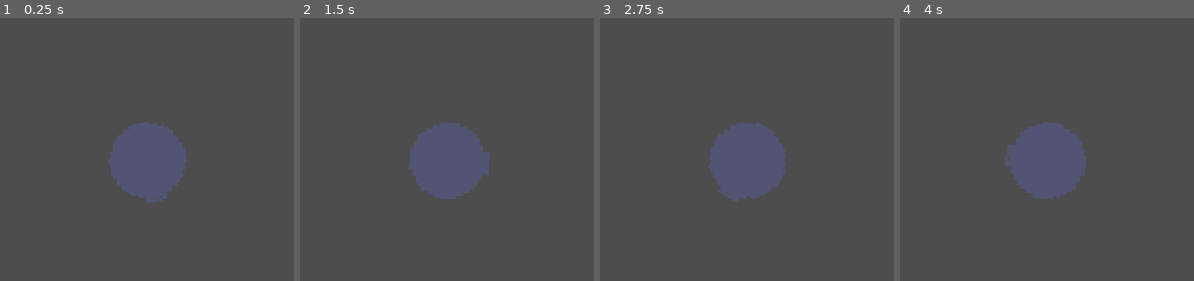
Above: before the commit, frames 1-4 (left to right).
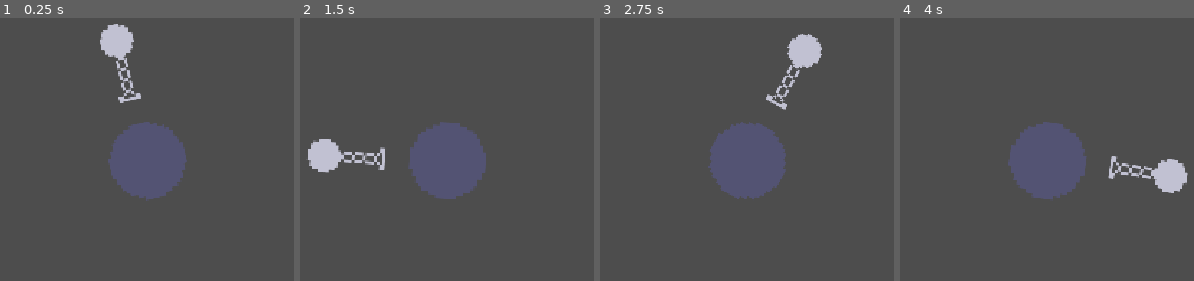
Above: after the commit, the same moments.

Repository: Matthew-Brennan/super-spin-baseball
Game: Godot game, scene res://world.tscn
Same seed, same stepped clock (60 frames per second), same inputs: the game is played once before the commit and once after it.
Inputs (mouse positions are in pixels of both pictures, inside the frame that each line leads up to):
- Up to frame 1 (0.25 s): no input
- Up to frame 2 (1.5 s): tap Enter at 0.5 s; move the mouse to (outside the picture) at 0.52 s; tap Space at 1.25 s; move the mouse to (outside the picture) at 1.27 s
- Up to frame 3 (2.75 s): tap Enter at 2 s; move the mouse to (820, 28) at 2.02 s
- Up to frame 4 (4 s): tap Space at 2.75 s; move the mouse to (999, 217) at 2.77 s; tap Enter at 3.5 s; move the mouse to (outside the picture) at 3.52 s

The runs differ from the first frame. In frame 1, 1.7% of the frame differs, in the area x 34-57%, y 2-71%; in frame 2, 1.7%; in frame 3, 1.7%; in frame 4, 1.7%.
Error before the commit: Invalid assignment of property or key 'global_position' with value of type 'Vector2' on a base object of type 'PackedScene'. (res://player.gd:16)

Commit message:
added ball and chain resources and got them spinning around the player by following the mouse. now to make them work using physics

Diff:
--- /dev/null
+++ b/Scripts/BallAndChainData.gd
@@ -0,0 +1,33 @@
+class_name BallAndChainData
+
+enum { WIFFLE, RUBBER, IRON}
+
+const TYPES = {
+    WIFFLE: {
+        "name": "Iron Ball",
+        "chain_length": 90.0,
+        "base_max_speed": 300.0,
+        "tracking_force": 18.0,
+        "linear_damp": 3.5,
+        "damage": 10,
+        "weight": 1.0,       # heavier = more knockback
+    },
+    RUBBER: {
+        "name": "Spiked Ball",
+        "chain_length": 110.0,
+        "base_max_speed": 380.0,
+        "tracking_force": 22.0,
+        "linear_damp": 2.5,
+        "damage": 18,
+        "weight": 1.2,
+    },
+    IRON: {
+        "name": "Heavy Boulder",
+        "chain_length": 70.0,
+        "base_max_speed": 200.0,
+        "tracking_force": 10.0,
+        "linear_damp": 5.0,
+        "damage": 35,
+        "weight": 3.0,
+    },
+}
--- a/player.gd
+++ b/Scripts/player.gd
@@ -1,9 +1,15 @@
 extends Node2D
 
 # Ball and chain variables
-var chain_length = 150.0  # Distance from player to ball
+@export var ball_and_chain: PackedScene
 
-@export var ball_and_chain: PackedScene
+var currentBnC: Sprite2D
+
+
+func _ready() -> void:
+	currentBnC = ball_and_chain.instantiate()
+	add_child(currentBnC)
+
 
 func _physics_process(delta):
 	# Get mouse position relative to player
@@ -13,4 +19,4 @@
 	var direction = (mouse_pos - global_position).normalized()
 
 	# Position the ball and chain in the direction of the mouse
-	ball_and_chain.global_position = global_position + direction * chain_length
+	currentBnC.global_position = global_position + direction * currentBnC.chain_length
--- /dev/null
+++ b/Scripts/resource-ball_and_chain.gd
@@ -0,0 +1,6 @@
+class_name bncStats
+extends Resource
+
+@export var mass :float = 7.00
+@export var chain_length : float = 150.0  # Distance from player to ball
+@export var texture: Texture2D
--- a/ball_and_chain.gd
+++ b/ball_and_chain.gd
@@ -1,3 +1,13 @@
 extends Sprite2D
 
-@export var mass := 7.00
+
+@export var bncResource: bncStats
+@export var mass: float
+@export var chain_length: float
+
+
+func _ready():
+
+	mass = bncResource.mass
+	chain_length = bncResource.chain_length
+	texture = bncResource.texture
--- a/ball_and_chain.tscn
+++ b/ball_and_chain.tscn
@@ -1,17 +1,9 @@
 [gd_scene format=3 uid="uid://cbul24k8y6r05"]
 
-[ext_resource type="Texture2D" uid="uid://bcuao2tnb5okm" path="res://sprites/ballnchain.png" id="1_c4u5d"]
-[ext_resource type="Script" uid="uid://c2p6ebxxy1rc7" path="res://ball_and_chain.gd" id="2_qwbf5"]
+[ext_resource type="Script" uid="uid://4o23ye1okjrl" path="res://ball_and_chain.gd" id="1_c4u5d"]
+[ext_resource type="Resource" uid="uid://dj6526do520se" path="res://throwables/lightBnC.tres" id="2_qwbf5"]
 
-[sub_resource type="CapsuleShape2D" id="CapsuleShape2D_amvwn"]
-
-[node name="BallAndChain" type="Sprite2D" unique_id=1572458715]
+[node name="BallAndChain" type="Sprite2D" unique_id=1506709065]
 rotation = 1.5707964
-texture = ExtResource("1_c4u5d")
-offset = Vector2(4, 0)
-script = ExtResource("2_qwbf5")
-
-[node name="RigidBody2D" type="RigidBody2D" parent="." unique_id=346968787]
-
-[node name="CollisionShape2D" type="CollisionShape2D" parent="RigidBody2D" unique_id=2026536161]
-shape = SubResource("CapsuleShape2D_amvwn")
+script = ExtResource("1_c4u5d")
+bncResource = ExtResource("2_qwbf5")
--- a/player.tscn
+++ b/player.tscn
@@ -1,6 +1,6 @@
 [gd_scene format=3 uid="uid://dri186t5bbju7"]
 
-[ext_resource type="Script" uid="uid://bldo26b8llqlj" path="res://player.gd" id="1_i3pqv"]
+[ext_resource type="Script" uid="uid://bldo26b8llqlj" path="res://Scripts/player.gd" id="1_i3pqv"]
 [ext_resource type="Texture2D" uid="uid://ckytl1yhwas1b" path="res://sprites/tempPlayer.png" id="2_hqtel"]
 [ext_resource type="PackedScene" uid="uid://cbul24k8y6r05" path="res://ball_and_chain.tscn" id="3_i3pqv"]
 
@@ -17,5 +17,3 @@
 
 [node name="CollisionShape2D" type="CollisionShape2D" parent="Body/StaticBody2D" unique_id=2093278473]
 shape = SubResource("CircleShape2D_amvwn")
-
-[node name="BallAndChain" parent="." unique_id=1572458715 instance=ExtResource("3_i3pqv")]
--- /dev/null
+++ b/throwables/defaultBnC.tres
@@ -0,0 +1,9 @@
+[gd_resource type="Resource" script_class="bncStats" format=3 uid="uid://b373ouac3s4yw"]
+
+[ext_resource type="Script" uid="uid://c2p6ebxxy1rc7" path="res://Scripts/resource-ball_and_chain.gd" id="1_prw5q"]
+[ext_resource type="Texture2D" uid="uid://bcuao2tnb5okm" path="res://sprites/ballnchain.png" id="2_8avjl"]
+
+[resource]
+script = ExtResource("1_prw5q")
+texture = ExtResource("2_8avjl")
+metadata/_custom_type_script = "uid://c2p6ebxxy1rc7"
--- /dev/null
+++ b/throwables/lightBnC.tres
@@ -0,0 +1,9 @@
+[gd_resource type="Resource" script_class="bncStats" format=3 uid="uid://dj6526do520se"]
+
+[ext_resource type="Script" uid="uid://c2p6ebxxy1rc7" path="res://Scripts/resource-ball_and_chain.gd" id="1_rjwsi"]
+[ext_resource type="Texture2D" uid="uid://bbfww5efcsep6" path="res://sprites/lightballnchain.png" id="2_p28d0"]
+
+[resource]
+script = ExtResource("1_rjwsi")
+texture = ExtResource("2_p28d0")
+metadata/_custom_type_script = "uid://c2p6ebxxy1rc7"
Not shown, added: Scripts/BallAndChainData.gd.uid
Renamed: player.gd.uid -> Scripts/player.gd.uid
Not shown, added: Scripts/resource-ball_and_chain.gd.uid
Not shown, changed: ball_and_chain.gd.uid
Binary file added: sprites/lightballnchain.png
Not shown, added: sprites/lightballnchain.png.import
